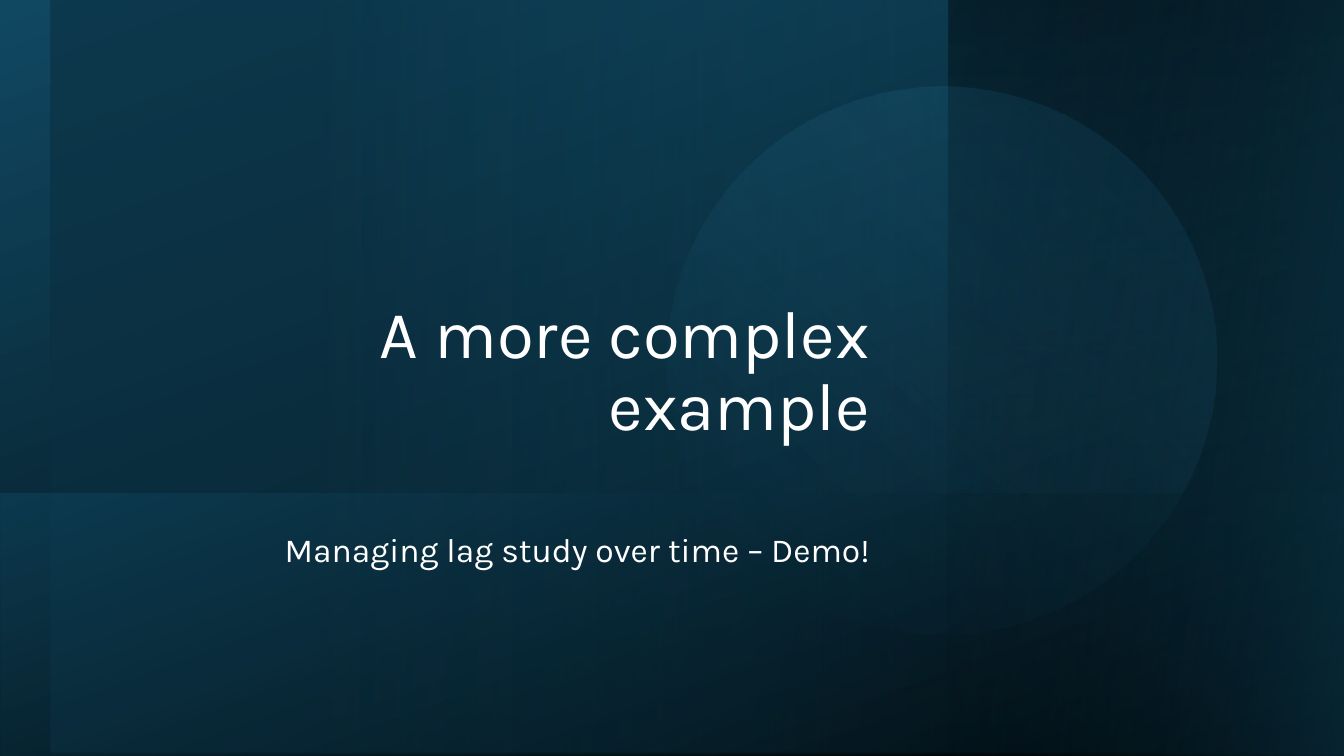
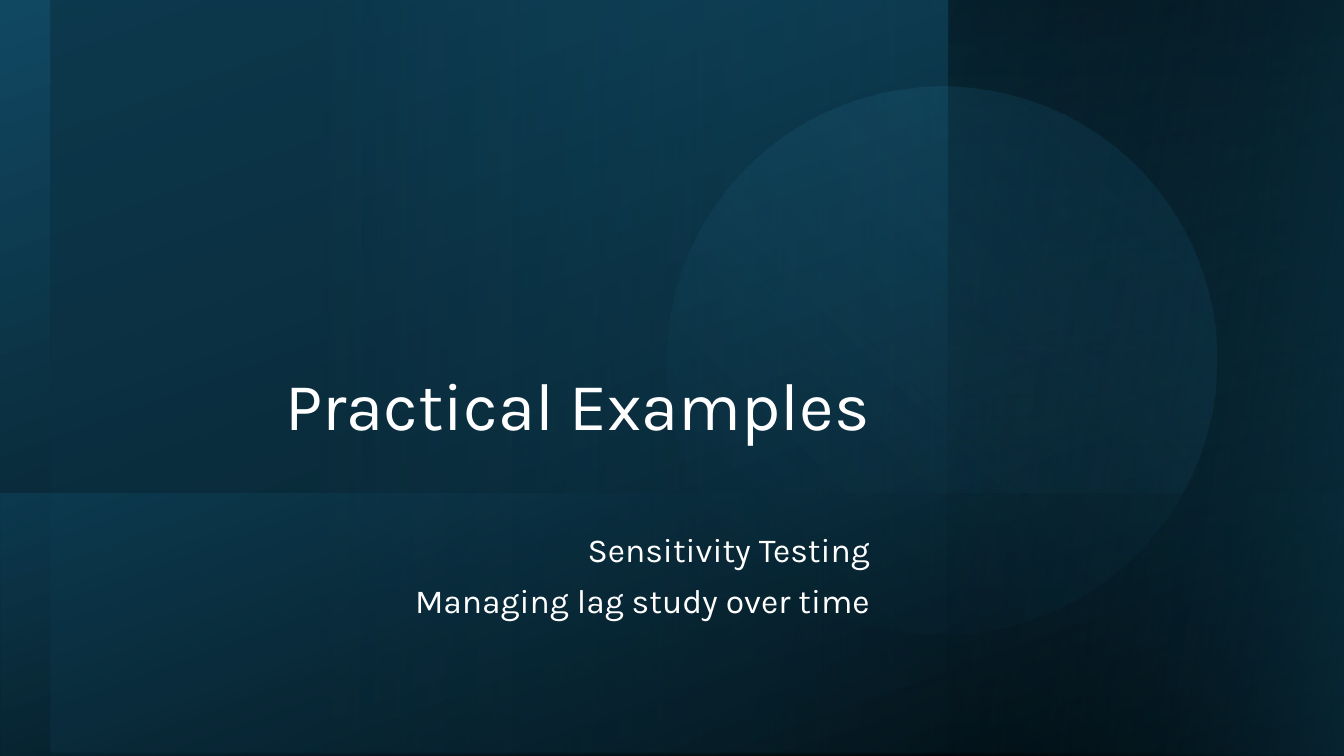
Before and after one commit to jbogaardt/fullstackactuary2024, a slide deck: slide 18 of draft presentation.pptx (slide 17 before the commit). Drawn at 1344x756 pixels with LibreOffice and Linux fonts; fonts in the diff are those of the drawing. Boxes give left, top, right and bottom in pixels: in the first picture for what was removed or moved away, otherwise in the second. Text is boxed around its words. In the diff, an @@ line names an element or a change of style, - is before the commit and + after.

```diff
--- a/draft presentation.pptx
+++ b/draft presentation.pptx
@@ title at [285,383,870,446]: text changed @@
-A more complex example
+Practical Examples
@@ text at [415,539,870,622]: text changed @@
-Managing lag study over time – Demo!
+Sensitivity Testing
+Managing lag study over time
```
Also in this commit, not shown: 4 other slides changed, 5 slides added, 3 other files.
